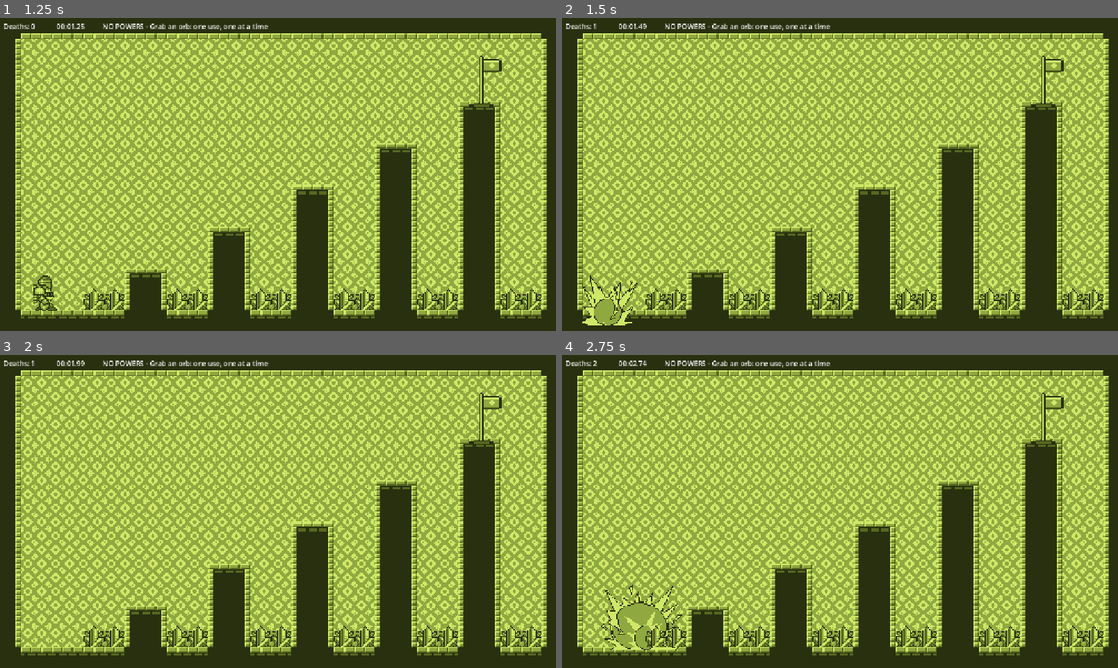
Above: before the commit, frames 1-4 (two rows, left to right).
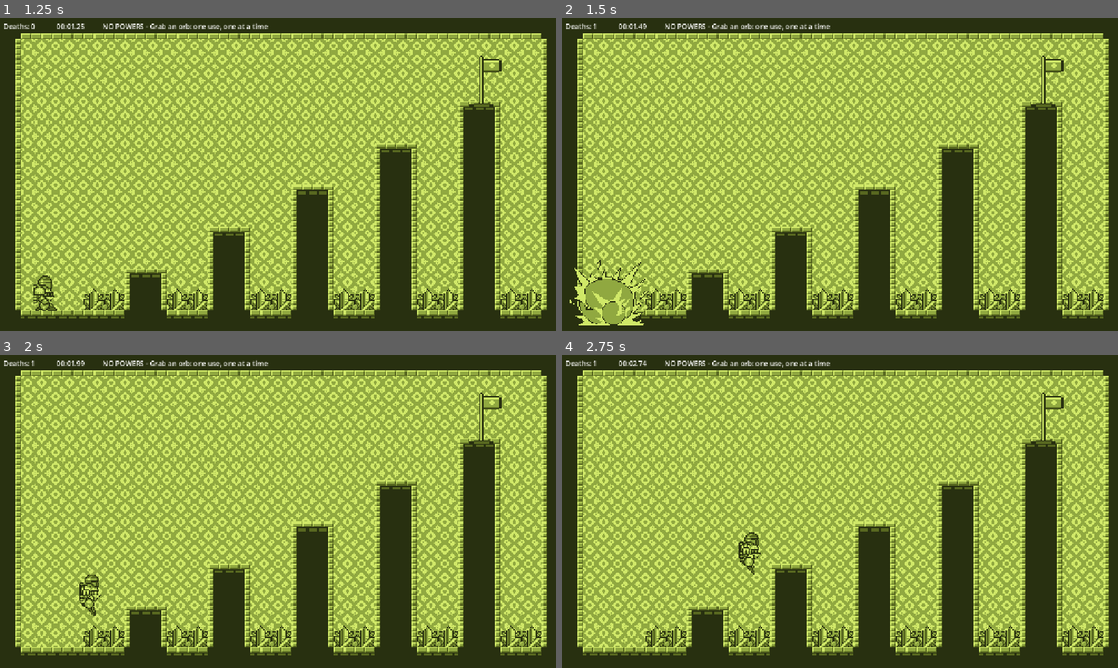
Above: after the commit, the same moments.

Repository: zliebowitz/ld60
Game: Godot game, scene res://scenes/title_screen.tscn
The game is run twice, just before and just after one commit, with the same random seed, the same clock (stepped at 60 frames per second) and the same inputs.
Inputs (mouse positions are in pixels of both pictures, inside the frame that each line leads up to):
- Up to frame 1 (1.25 s): click (278, 177) at 0.5 s
- Up to frame 2 (1.5 s): tap Enter (suicide) at 1.25 s; hold Right (right) from 1.28 s (still down); tap Shift (dash) at 1.35 s
- Up to frame 3 (2 s): keep holding Right (right); tap Space (jump) at 1.52, 1.55, 1.82 s
- Up to frame 4 (2.75 s): keep holding Right (right); tap Space (jump) at 2.1, 2.27, 2.57 s; tap Shift (dash) at 2.3 s

Frame 1 is identical in both runs. In frame 2, 1.2% of the frame differs, in the area x 1-16%, y 77-99%; in frame 3, 0.2%; in frame 4, 1.1%.

Commit message:
faster animation and added sound.

Diff:
--- a/speed-jumper/scenes/goal.tscn
+++ b/speed-jumper/scenes/goal.tscn
@@ -105,7 +105,7 @@
 }],
 "loop": 0,
 "name": &"win",
-"speed": 20.0
+"speed": 30.0
 }]
 
 [sub_resource type="RectangleShape2D" id="RectangleShape2D_1gcmh"]
@@ -120,6 +120,8 @@
 sprite_frames = SubResource("SpriteFrames_1gcmh")
 animation = &"win"
 autoplay = "default"
+frame = 11
+frame_progress = 1.0
 
 [node name="CollisionShape2D" type="CollisionShape2D" parent="." unique_id=912252932]
 position = Vector2(-12.5, 2.5)
--- a/speed-jumper/scenes/player.tscn
+++ b/speed-jumper/scenes/player.tscn
@@ -8,6 +8,7 @@
 [ext_resource type="Texture2D" uid="uid://xewsvcjbohfk" path="res://assets/images/Player/Run.png" id="4_fjrip"]
 [ext_resource type="AudioStream" uid="uid://cq81i8xsf3jj3" path="res://assets/sounds/landing.wav" id="7_fjrip"]
 [ext_resource type="AudioStream" uid="uid://cfeyeux50lcwl" path="res://assets/sounds/jump.wav" id="7_ur7pv"]
+[ext_resource type="AudioStream" uid="uid://b56dppqof0234" path="res://assets/sounds/dash_double_jump.wav" id="8_d2wvv"]
 [ext_resource type="AudioStream" uid="uid://617v4naaepmn" path="res://assets/sounds/death.wav" id="8_y4r1p"]
 
 [sub_resource type="AtlasTexture" id="AtlasTexture_a8ls1"]
@@ -124,7 +125,7 @@
 }],
 "loop": 0,
 "name": &"death",
-"speed": 5.0
+"speed": 10.0
 }, {
 "frames": [{
 "duration": 1.0,
@@ -170,14 +171,19 @@
 texture_filter = 1
 scale = Vector2(2, 2)
 sprite_frames = SubResource("SpriteFrames_1gcmh")
-animation = &"idle"
+animation = &"death"
 autoplay = "idle"
+frame = 3
+frame_progress = 1.0
 
 [node name="CollisionShape2D" type="CollisionShape2D" parent="." unique_id=2102086026]
 shape = SubResource("RectangleShape2D_1gcmh")
 
 [node name="JumpSound" type="AudioStreamPlayer2D" parent="." unique_id=1010738496]
 stream = ExtResource("7_ur7pv")
+
+[node name="DashDoubleJumpSound" type="AudioStreamPlayer2D" parent="." unique_id=1319892338]
+stream = ExtResource("8_d2wvv")
 
 [node name="DeathSound" type="AudioStreamPlayer2D" parent="." unique_id=242902891]
 stream = ExtResource("8_y4r1p")
--- a/speed-jumper/scripts/player.gd
+++ b/speed-jumper/scripts/player.gd
@@ -6,6 +6,7 @@
 @onready var jump_sound: AudioStreamPlayer2D = $JumpSound
 @onready var death_sound: AudioStreamPlayer2D = $DeathSound
 @onready var landing_sound: AudioStreamPlayer2D = $LandingSound
+@onready var dash_double_jump_sound: AudioStreamPlayer2D = $DashDoubleJumpSound
 
 
 const SPEED = 300.0
@@ -37,6 +38,7 @@
 		var held := Input.get_axis("left", "right")
 		if held != 0.0:
 			animated_sprite_2d.flip_h = held < 0.0
+		dash_double_jump_sound.play()
 		dash_timer = DASH_TIME
 		dash_cooldown = DASH_COOLDOWN
 		GameState.consume_power()
@@ -74,6 +76,7 @@
 				velocity.y = JUMP_VELOCITY
 				jump_sound.play()
 			elif GameState.power == Power.Type.DOUBLE_JUMP:
+				dash_double_jump_sound.play()
 				velocity.y = JUMP_VELOCITY
 				jump_sound.play()
 				GameState.consume_power()
Not shown, added: speed-jumper/assets/sounds/dash_double_jump.wav.import
Not shown, added: speed-jumper/assets/sounds/powerup.wav.import
Not shown, added: speed-jumper/assets/sounds/dash_double_jump.wav
Not shown, added: speed-jumper/assets/sounds/powerup.wav
